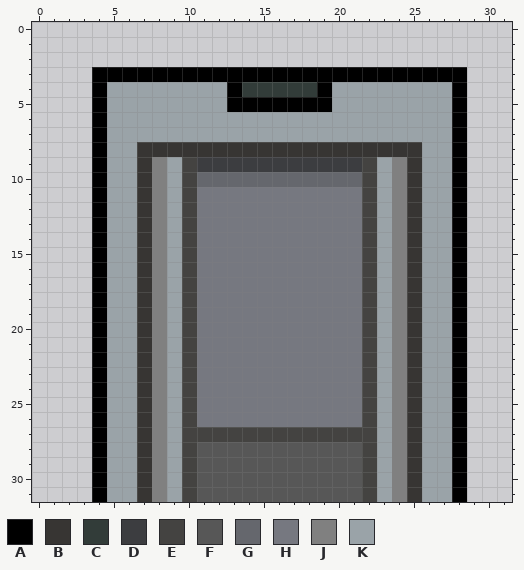
Two versions of one pixel-art sprite, sprites/elevator/elevator4.png. Above, as it was before the edit.
The file is 32x32 pixels. Colours within 5 levels of each other are drawn and written as one.
Palette (. is transparent): A #000000  B #373533  C #323c39  D #3c3d40  E #444341  F #575757  G #65676d  H #767880  J #808080  K #9aa3a8
After:
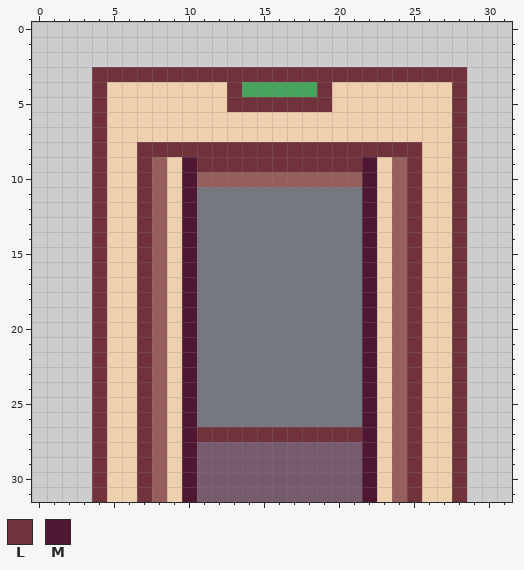
Colours new in this view: L #71323c  M #501733
Change:
Colour C changes from #323c39 to #46a45f.
Colour F changes from #575757 to #755b6c.
Colour J changes from #808080 to #975e5e.
Colour K changes from #9aa3a8 to #efd0ae.
The edit turns colour G into colour J in row 10 at x 11 to 21.
The edit turns colour A into colour L in row 3 at x 4 to 28; in row 4 at x 4, 13, 19 and 28; in row 5 at x 4, 13 to 19 and 28; in rows 6 to 31 at x 4 and 28.
The edit turns colour B into colour L in row 8 at x 7 to 25; in rows 9 to 31 at x 7 and 25.
The edit turns colour D into colour L in row 9 at x 11 to 21.
The edit turns colour E into colour L in row 27 at x 11 to 21.
The edit turns colour E into colour M in rows 9 to 31 at x 10 and 22.
Where, in picture pixels (left, top, right, bottom), the same in both pictures:
changed: (92, 67, 467, 502)
